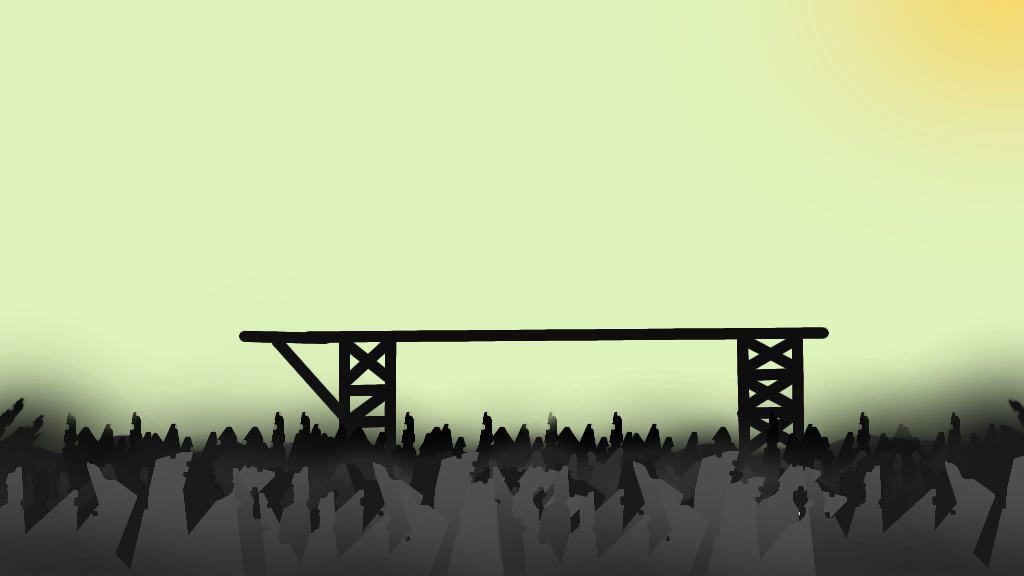
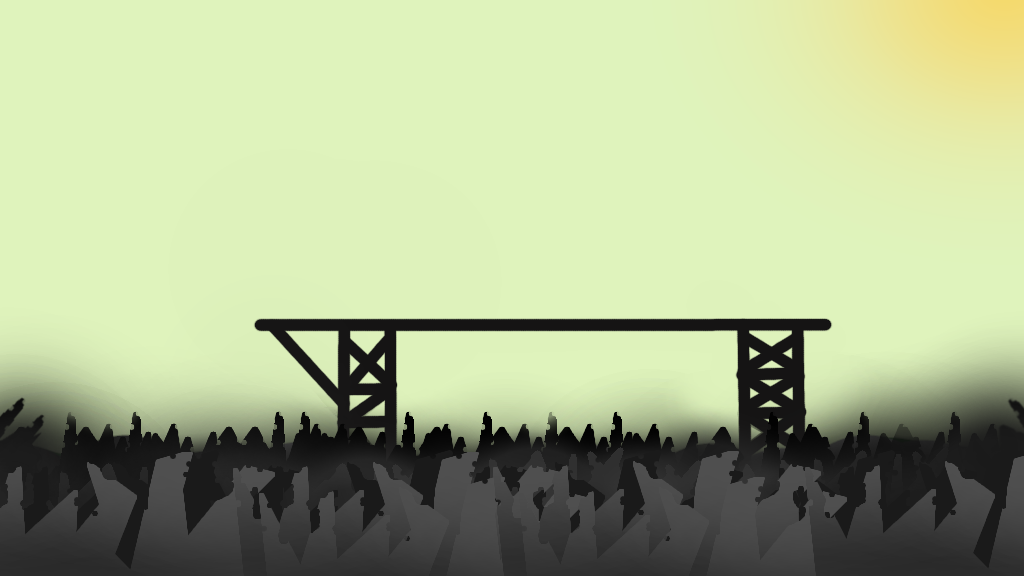
Layers edited between the first and the second w=1024, h=576 image:
added layer "scaffold" above "battle1024x512.png" over [253, 318, 833, 516]
painted on "battle1024x512.png" over [239, 318, 873, 457]
